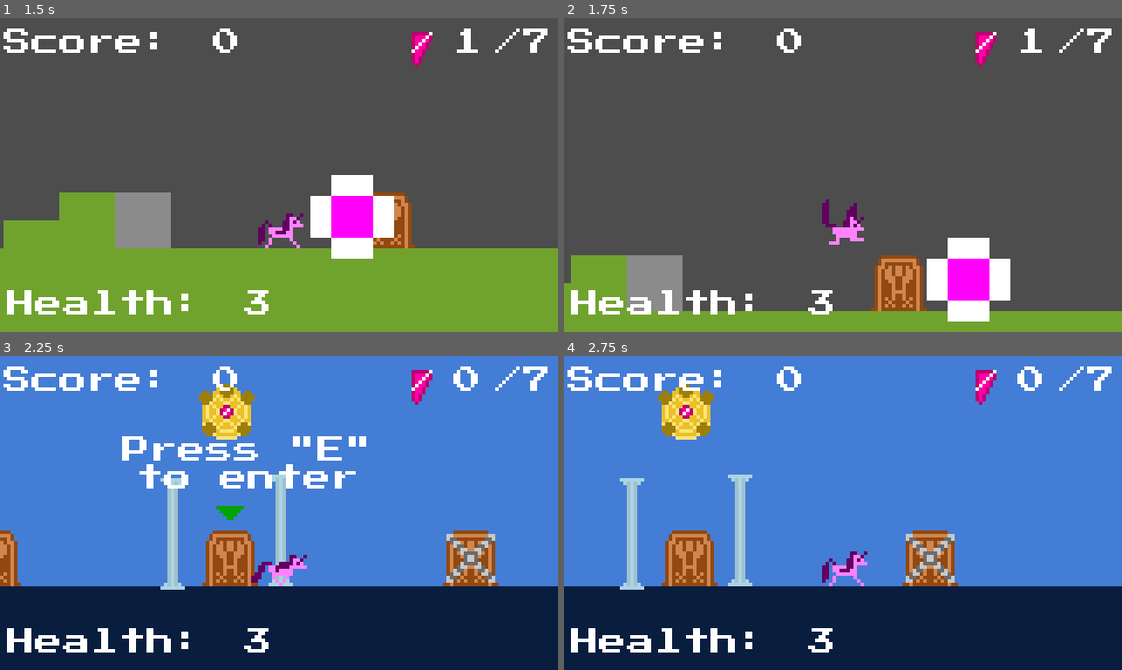
Above: before the commit, frames 1-4 (two rows, left to right).
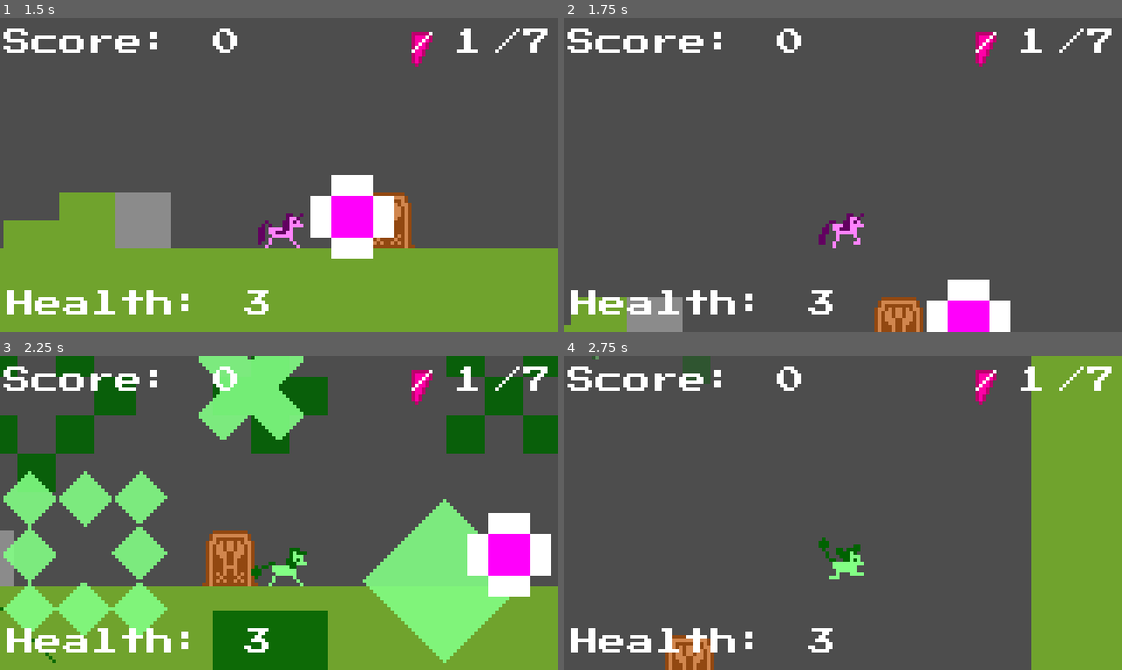
Above: after the commit, the same moments.

Repository: 100-Devs-1-Game/8bitPony
Game: Godot game, scene res://Scenes/Rooms/root.tscn
Two runs of this game, one before a commit and one after it. Both use one fixed random seed, a clock stepped at 60 frames per second and the inputs below. Sound files missing from this copy of the repository are replaced by a short silence.
Inputs (mouse positions are in pixels of both pictures, inside the frame that each line leads up to):
- Up to frame 1 (1.5 s): click "Start Game" at 0.5 s; tap E (Interact) at 1.25 s; move the mouse to (401, 159) at 1.27 s; press the mouse at (401, 159) at 1.28 s; hold D (Right) from 1.28 s (still down)
- Up to frame 2 (1.75 s): keep holding D (Right); tap Space (Jump) at 1.52 s
- Up to frame 3 (2.25 s): keep holding D (Right); tap E (Interact) at 2 s; move the mouse to (167, 528) at 2.02 s; release the mouse at (167, 528) at 2.03 s; right-click (167, 528) at 2.1 s
- Up to frame 4 (2.75 s): keep holding D (Right); tap Space (Jump) at 2.27 s

Frame 1 is identical in both runs. In frame 2, 13% of the frame differs, in the area x 0-100%, y 57-100%; in frame 3, 96%; in frame 4, 97%, in the area x 0-100%, y 0-100%.

Commit message:
Changed gravity code

Diff:
--- a/src/Scenes/Characters/Player/player.gd
+++ b/src/Scenes/Characters/Player/player.gd
@@ -30,7 +30,7 @@
 @export var flying_strength: float = 2500.0
 @export var max_vertical_velocity: float = 500.0
 @export var jump_velocity: float = -550.0
-@export var gravity_change: float = 200
+@export var gravity: float = 200
 @export var hurt_color: Color = Color.RED
 @export var pony_type: PonyType = PonyType.Unicorn
 @export var pony_sprite_by_type: Dictionary[PonyType, SpriteFrames]
@@ -41,8 +41,7 @@
 signal health_changed(new_health: int)
 signal score_changed(new_score: int)
 
-# Get the gravity from the project settings to be synced with RigidBody nodes.
-var gravity: float = gravity_change + ProjectSettings.get_setting("physics/2d/default_gravity")
+
 var flying: bool = false
 
 var enabled: bool:
@@ -71,9 +70,9 @@
 		return
 
 	if flying:
-		velocity.y -= flying_strength * delta
+		velocity.y -= flying_strength
 	elif not is_on_floor():
-		velocity.y += gravity * delta
+		velocity.y += gravity
 	velocity.y = clampf(velocity.y, -max_vertical_velocity, max_vertical_velocity)
 
 
--- a/src/Scenes/Characters/Player/player.tscn
+++ b/src/Scenes/Characters/Player/player.tscn
@@ -22,8 +22,10 @@
 script = ExtResource("1_01b8d")
 magic_bullet = ExtResource("2_xccyk")
 speed = 60.0
-flying_strength = 100.0
-jump_velocity = -66.667
+flying_strength = 8.0
+max_vertical_velocity = 200.0
+jump_velocity = -200.0
+gravity = 10.0
 pony_sprite_by_type = Dictionary[int, SpriteFrames]({
 0: ExtResource("3_fcmex"),
 1: ExtResource("4_25bbb"),
